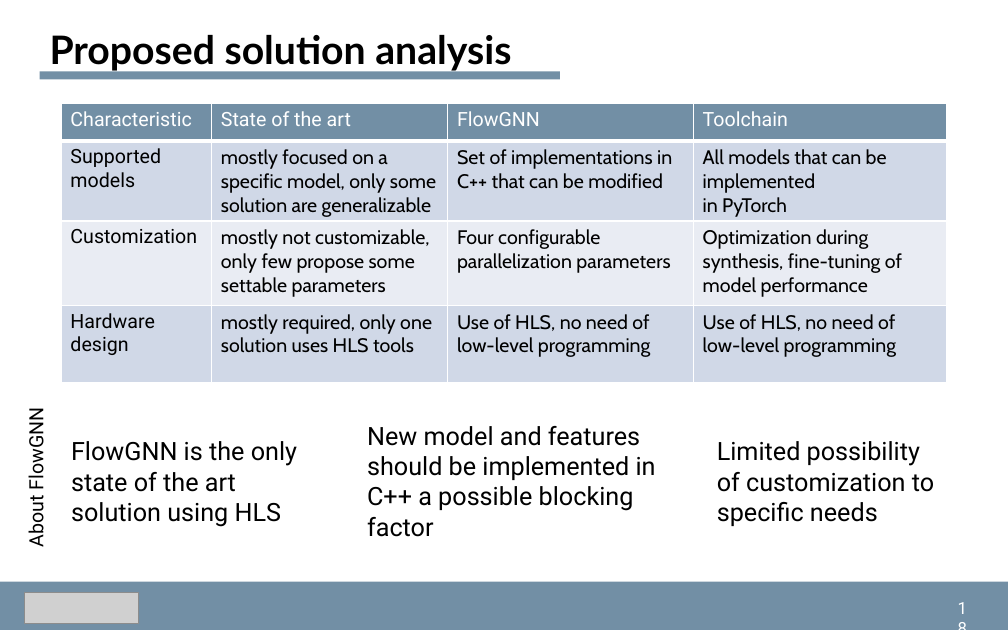
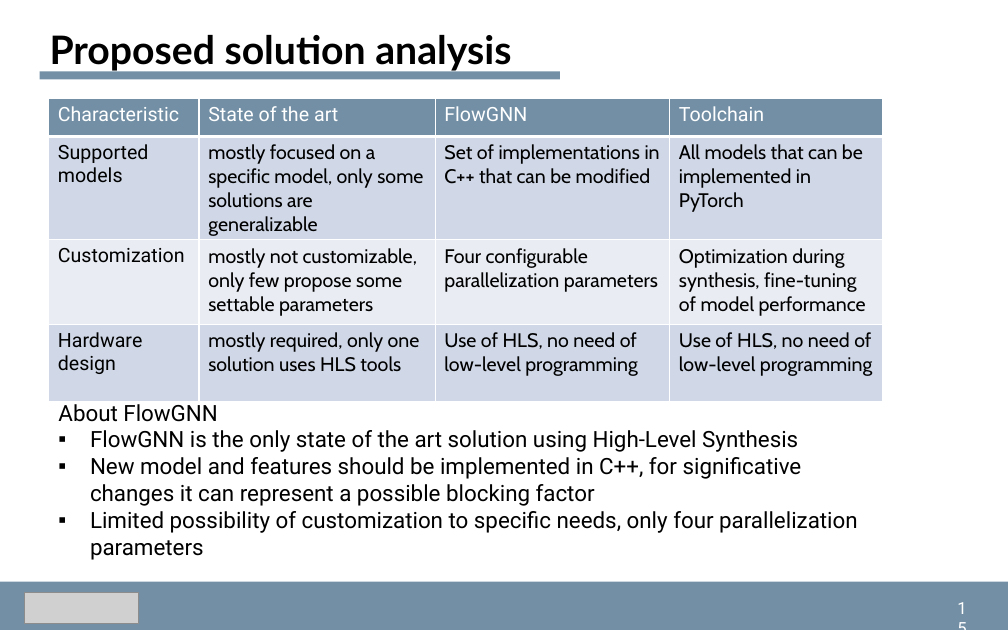
Before and after one commit to dmsgnn/master-thesis, a slide deck: slide 15 of docs/presentation/presentation.pptx (slide 17 before the commit). Drawn at 1008x630 pixels with LibreOffice and Linux fonts; fonts in the diff are those of the drawing; grey boxes stand for pictures. Boxes give left, top, right and bottom in pixels: in the first picture for what was removed or moved away, otherwise in the second. Text is boxed around its words. In the diff, an @@ line names an element or a change of style, - is before the commit and + after.

Commit message:
presentation update

```diff
--- a/docs/presentation/presentation.pptx
+++ b/docs/presentation/presentation.pptx
@@ table at [48, 99, 883, 380] @@
-row 2, column 2: mostly focused on a specific model, only some solution are generalizable
+row 2, column 2: mostly focused on a specific model, only some solutions are generalizable
-row 2, column 4: All models that can be implemented / in PyTorch
+row 2, column 4: All models that can be implemented in PyTorch
-row 3, column 4: Optimization during synthesis, fine-tuning of model performance
+row 3, column 4: Optimization during synthesis, fine-tuning / of model performance
-row 4, column 4: Use of HLS, no need of low-level programming
+row 4, column 4: Use of HLS, no need of / low-level programming
@@ table: place and size @@
-table at [61, 104, 947, 383]
+table at [48, 99, 883, 380]
@@ text removed at [23, 415, 49, 546] @@
-About FlowGNN
@@ text at [58, 400, 858, 560]: text changed; size 18 to 16 pt @@
-New model and features should be implemented in C++ a possible blocking factor
+About FlowGNN
+▪ FlowGNN is the only state of the art solution using High-Level Synthesis
+▪ New model and features should be implemented in C++, for significative changes it can represent a possible blocking factor
+▪ Limited possibility of customization to specific needs, only four parallelization parameters
@@ text removed at [71, 441, 297, 527] @@
-FlowGNN is the only state of the art solution using HLS
@@ text removed at [717, 441, 934, 526] @@
-Limited possibility
-of customization to
-specific needs
@@ text at [948, 593, 983, 623]: text changed @@
-18
+15
```
Also in this commit, not shown: 16 other slides changed, 1 other file.
